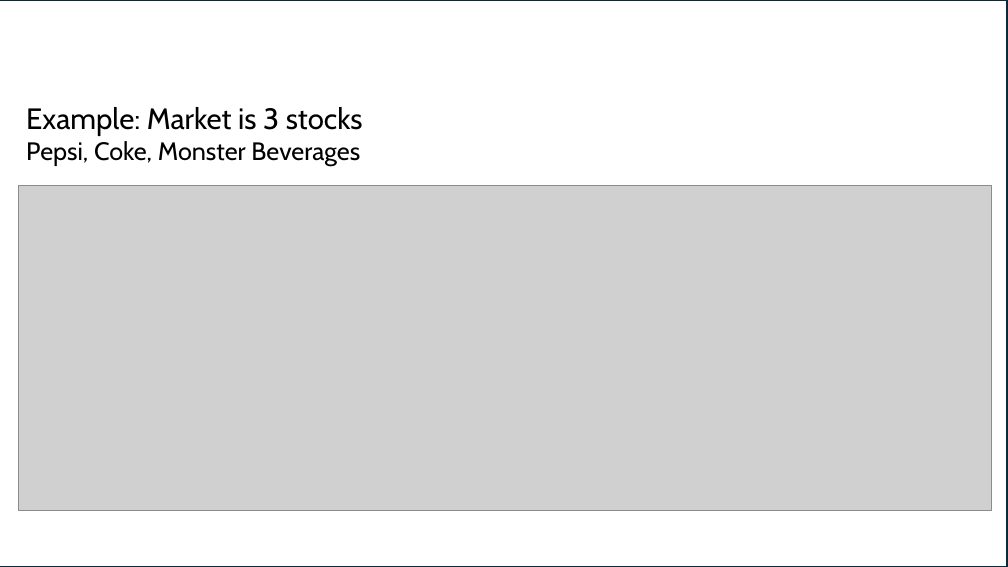
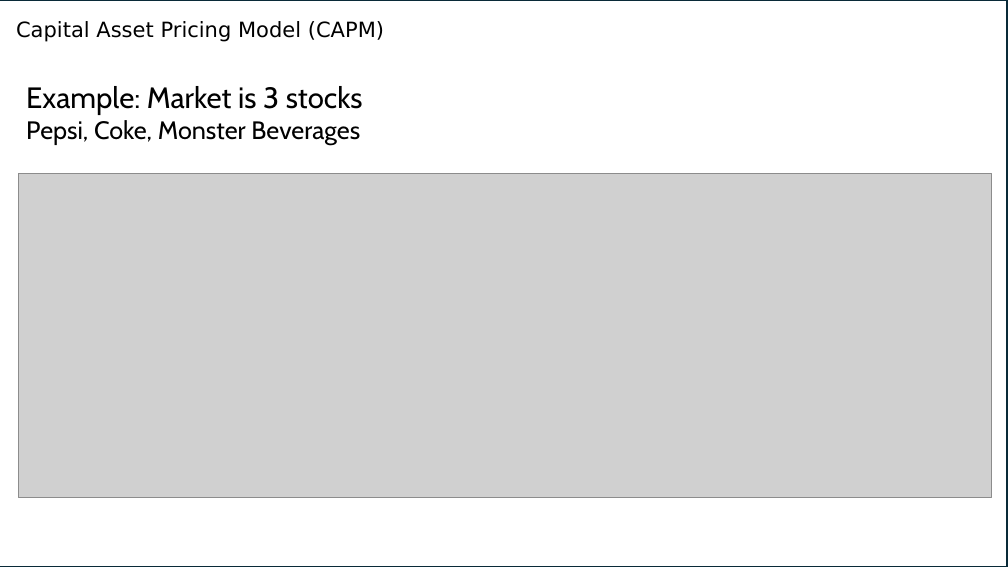
Before and after one commit to fij/btup, a slide deck: slide 23 of MMS_2024_09_10/Farkas_2024_09_10.pptx. Drawn at 1008x567 pixels with LibreOffice and Linux fonts; fonts in the diff are those of the drawing; grey boxes stand for pictures; background and template pictures are left out. Boxes give left, top, right and bottom in pixels: in the first picture for what was removed or moved away, otherwise in the second. Text is boxed around its words. In the diff, an @@ line names an element or a change of style, - is before the commit and + after.

```diff
--- a/MMS_2024_09_10/Farkas_2024_09_10.pptx
+++ b/MMS_2024_09_10/Farkas_2024_09_10.pptx
@@ text added at (16,21,293,40), 20 pt, text #000000 @@
+Capital Asset Pricing Model (CAPM)
@@ text "Example: Market is 3 stocks": place and size @@
-text "Example: Market is 3 stocks" at (26,107,363,166)
+text "Example: Market is 3 stocks" at (26,86,363,145)
@@ picture: place and size @@
-picture at (18,185,992,510)
+picture at (18,173,992,498)
```
Also in this commit, not shown: 24 other slides changed.
